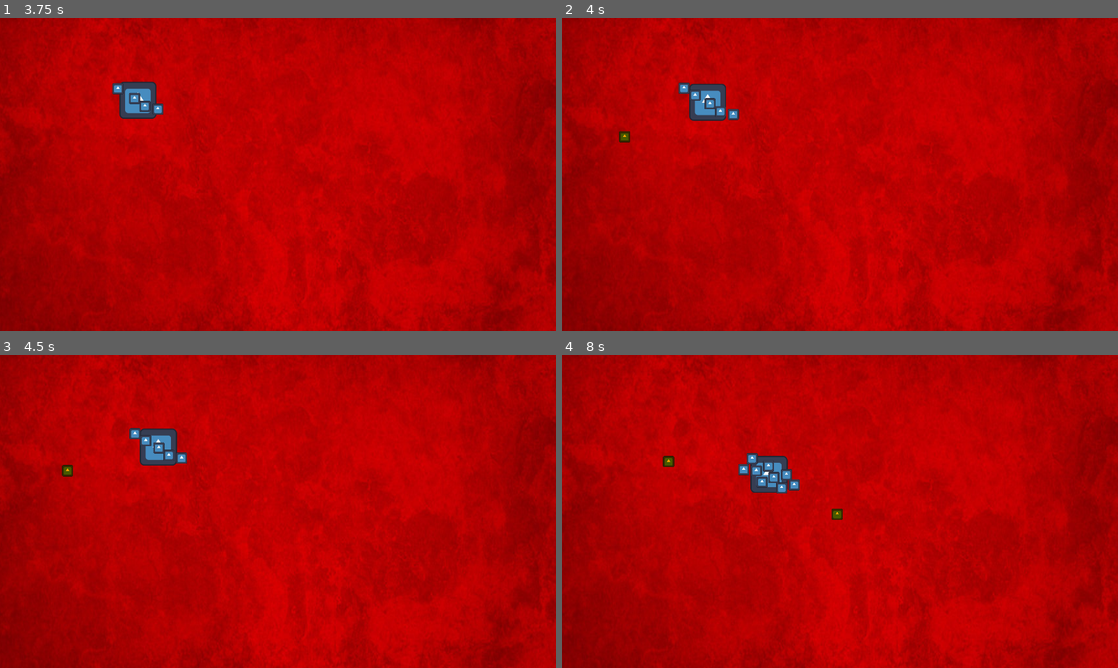
Above: before the commit, frames 1-4 (two rows, left to right).
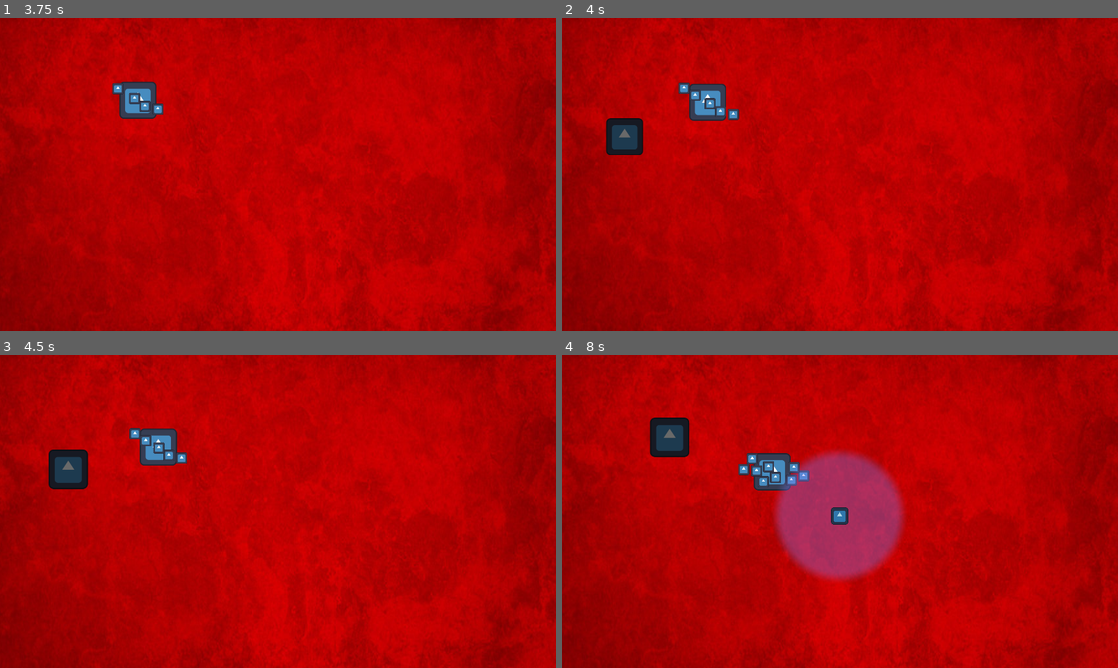
Above: after the commit, the same moments.

Repository: Boris14/GMTKGameJam2024
Game: Godot game, scene res://Scenes/Main.tscn
Two runs of this game, one before a commit and one after it. Both use one fixed random seed, a clock stepped at 60 frames per second and the inputs below. The engine's default icon, where the game draws it, is replaced by a stand-in: a white triangle on a blue panel in a dark square.
Inputs (mouse positions are in pixels of both pictures, inside the frame that each line leads up to):
- Up to frame 1 (3.75 s): tap Enter (ui_accept) at 0.5, 0.77, 1.52, 3.02 s; move the mouse to (400, 158) at 0.52 s; click (400, 158) at 0.67 s; move the mouse to (166, 190) at 1.27 s; click (166, 190) at 1.42 s; move the mouse to (333, 105) at 2.02 s; click (333, 105) at 2.17 s; move the mouse to (250, 237) at 2.77 s; click (250, 237) at 2.92 s; move the mouse to (444, 221) at 3.52 s; click (444, 221) at 3.67 s
- Up to frame 2 (4 s): tap Enter (ui_accept) at 3.77 s
- Up to frame 3 (4.5 s): move the mouse to (111, 464) at 4.27 s; click (111, 464) at 4.42 s
- Up to frame 4 (8 s): tap Enter (ui_accept) at 4.52, 6.02, 6.77, 7.52 s; move the mouse to (867, 511) at 5.02 s; click (867, 511) at 5.17 s; move the mouse to (756, 433) at 5.77 s; click (756, 433) at 5.92 s; move the mouse to (962, 495) at 6.52 s; click (962, 495) at 6.67 s; move the mouse to (728, 527) at 7.27 s; click (728, 527) at 7.42 s

Frame 1 is identical in both runs. In frame 2, 0.8% of the frame differs, in the area x 7-15%, y 32-44%; in frame 3, 0.9%; in frame 4, 9.0%, in the area x 15-62%, y 20-73%.

Commit message:
enemies and flocking merge

Diff:
--- a/Scripts/Enemy/EnemySpawner.gd
+++ b/Scripts/Enemy/EnemySpawner.gd
@@ -15,7 +15,7 @@
 	"Shooter": 10,
 	"AOE": 15,
 	"Tank": 15,
-	"Absorber": 100,
+	"Absorber": 10,
 	"Freezer":10
 }
 
